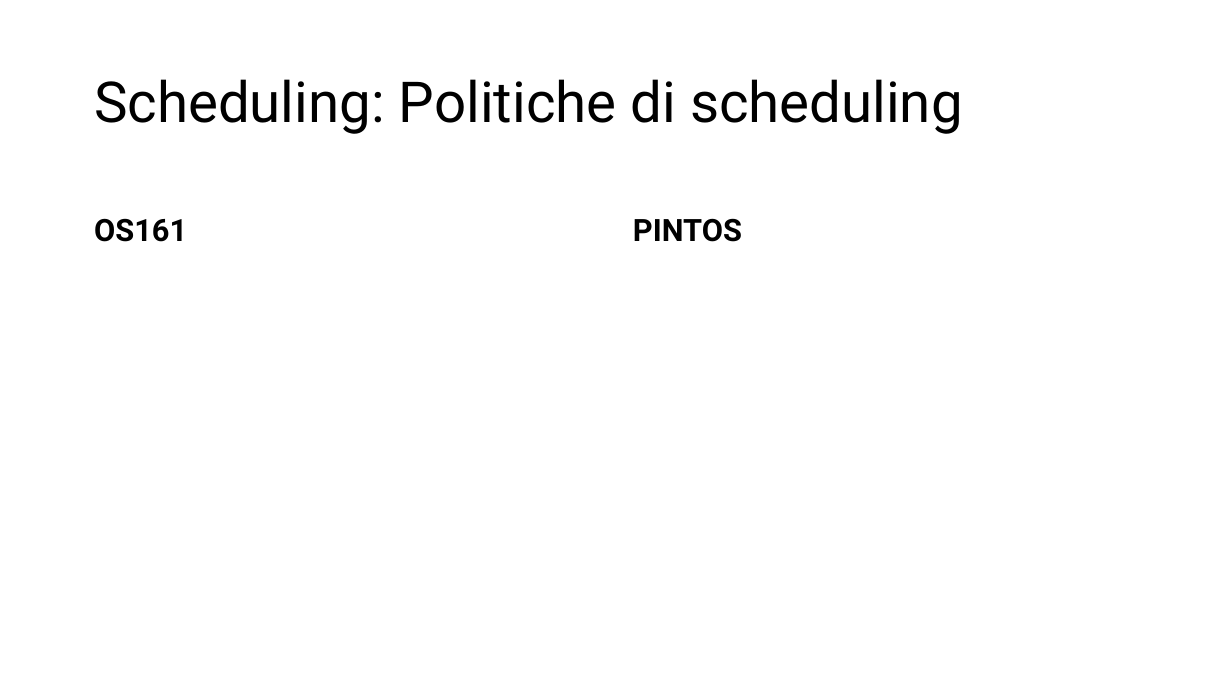
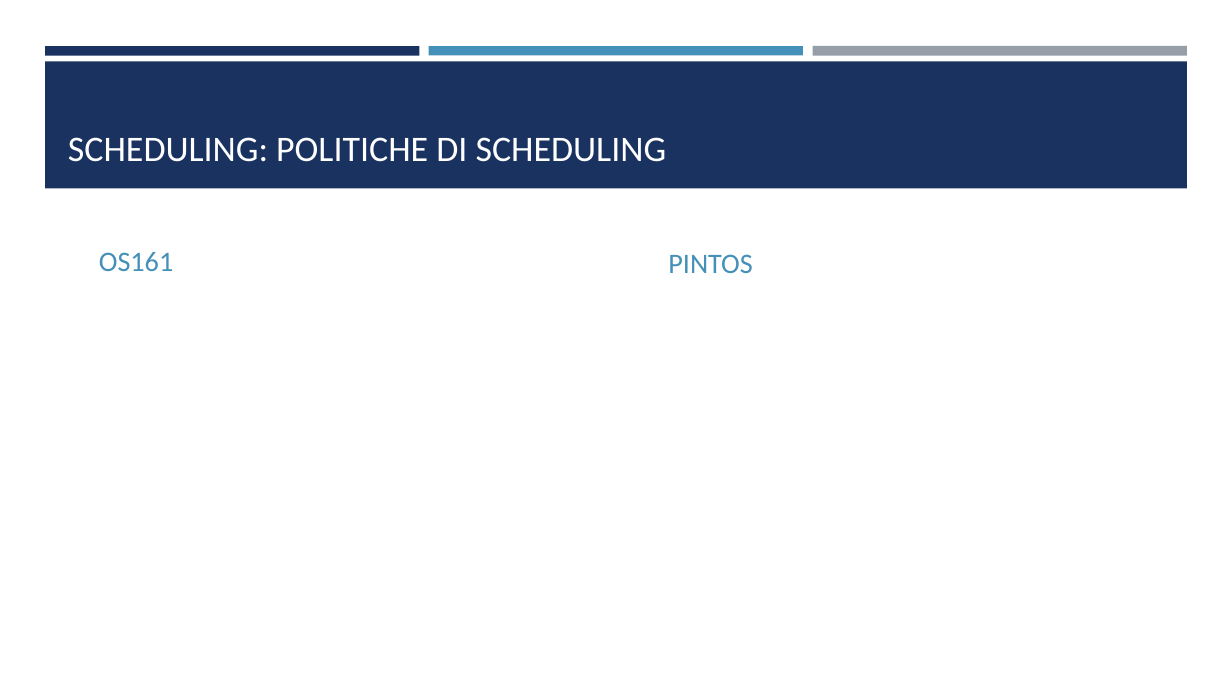
Before and after one commit to fraancyM/PintOS, a slide deck: slide 6 of Progetto_SO.pptx. Drawn at 1232x693 pixels with LibreOffice and Linux fonts; fonts in the diff are those of the drawing. Boxes give left, top, right and bottom in pixels: in the first picture for what was removed or moved away, otherwise in the second. Text is boxed around its words. In the diff, an @@ line names an element or a change of style, - is before the commit and + after.

```diff
--- a/Progetto_SO.pptx
+++ b/Progetto_SO.pptx
@@ rectangle added at box(45, 46, 420, 55), fill #1A3260 @@
@@ rectangle added at box(429, 46, 803, 55), fill #4590B8 @@
@@ rectangle added at box(812, 46, 1187, 56), fill #969FA7 @@
@@ rectangle added at box(45, 61, 1188, 189), fill #1A3260 @@
@@ title "SCHEDULING: POLITICHE DI SCHEDULING" at box(68, 137, 667, 162): vertical alignment middle to bottom @@
@@ title at box(68, 137, 667, 162): text changed; size 44 to 28 pt; font Roboto to Calibri; text colour #000000 to #FFFFFF @@
-Scheduling: Politiche di scheduling
+SCHEDULING: POLITICHE DI SCHEDULING
@@ text "OS161": place and size @@
-text "OS161" at box(94, 218, 187, 242)
+text "OS161" at box(99, 252, 173, 271)
@@ text "OS161" at box(99, 252, 173, 271): size 24 to 22 pt, font Roboto to Calibri, text colour #000000 to #4590B8, bold off; line spacing 0.9 to 1 @@
@@ text "PINTOS" at box(668, 254, 752, 273): size 24 to 22 pt, font Roboto to Calibri, text colour #000000 to #4590B8, bold off; line spacing 0.9 to 1 @@
@@ text "PINTOS": place and size @@
-text "PINTOS" at box(633, 218, 742, 242)
+text "PINTOS" at box(668, 254, 752, 273)
```
Also in this commit, not shown: 12 other slides changed, 4 slides added, 4 slides removed.
